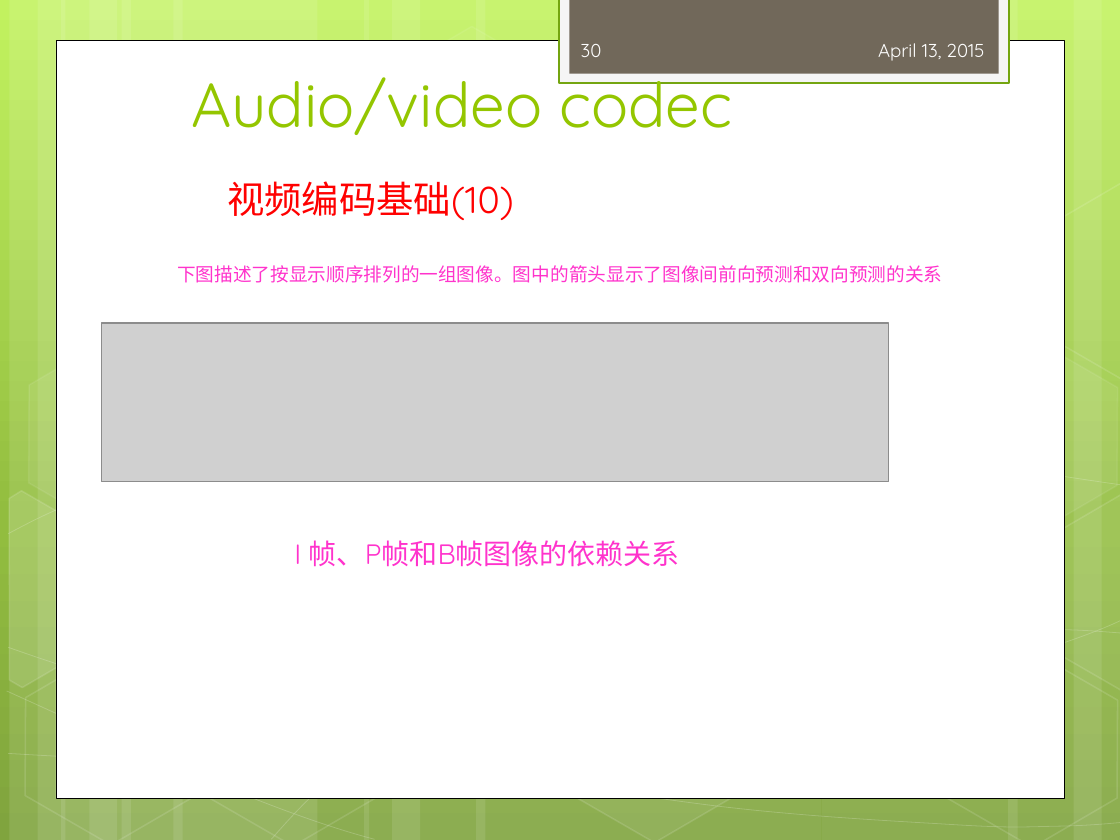
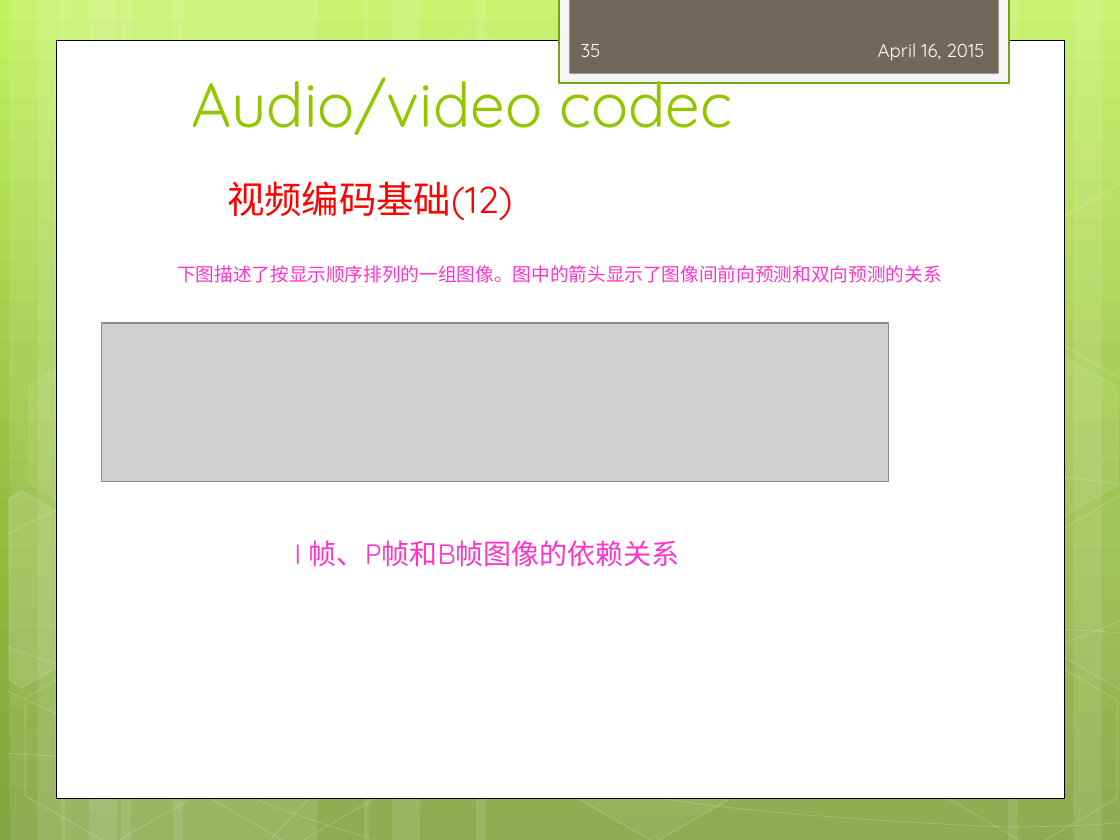
Before and after one commit to peterjerry/MeetSDK, a slide deck: slide 35 of engine2/Doc/training/mediaplayer_training.pptx (slide 30 before the commit). Drawn at 1120x840 pixels with LibreOffice and Linux fonts; fonts in the diff are those of the drawing; grey boxes stand for pictures. Boxes give left, top, right and bottom in pixels: in the first picture for what was removed or moved away, otherwise in the second. Text is boxed around its words. In the diff, an @@ line names an element or a change of style, - is before the commit and + after.

```diff
--- a/engine2/Doc/training/mediaplayer_training.pptx
+++ b/engine2/Doc/training/mediaplayer_training.pptx
@@ page number at (581,44,601,57): text changed @@
-30
+35
@@ text at (878,43,984,61): text changed @@
-April 13, 2015
+April 16, 2015
@@ text at (227,181,513,220): text changed @@
-视频编码基础(10)
+视频编码基础(12)
```
Also in this commit, not shown: 44 other slides changed, 12 slides added, 4 other files.
